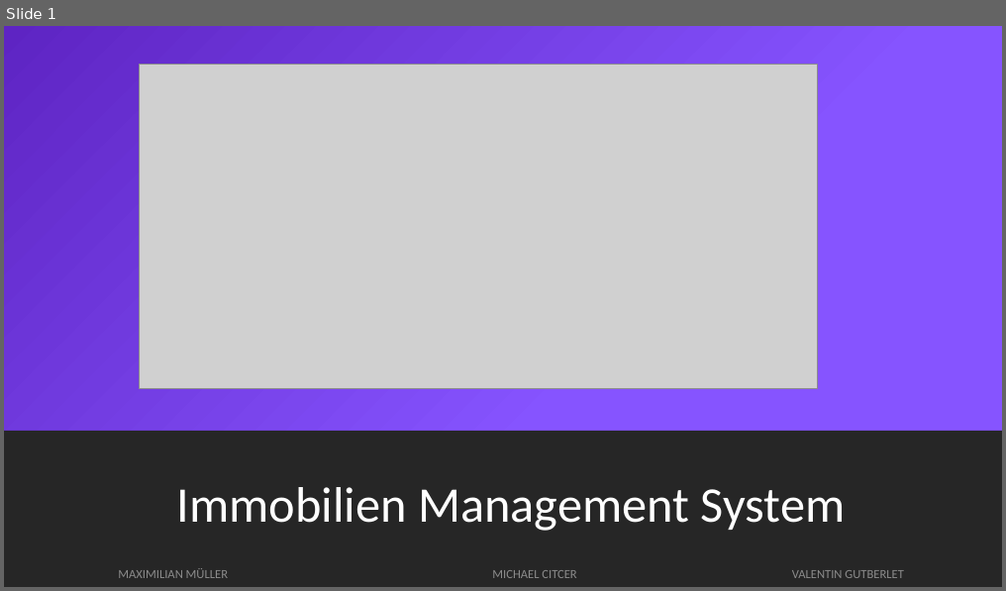
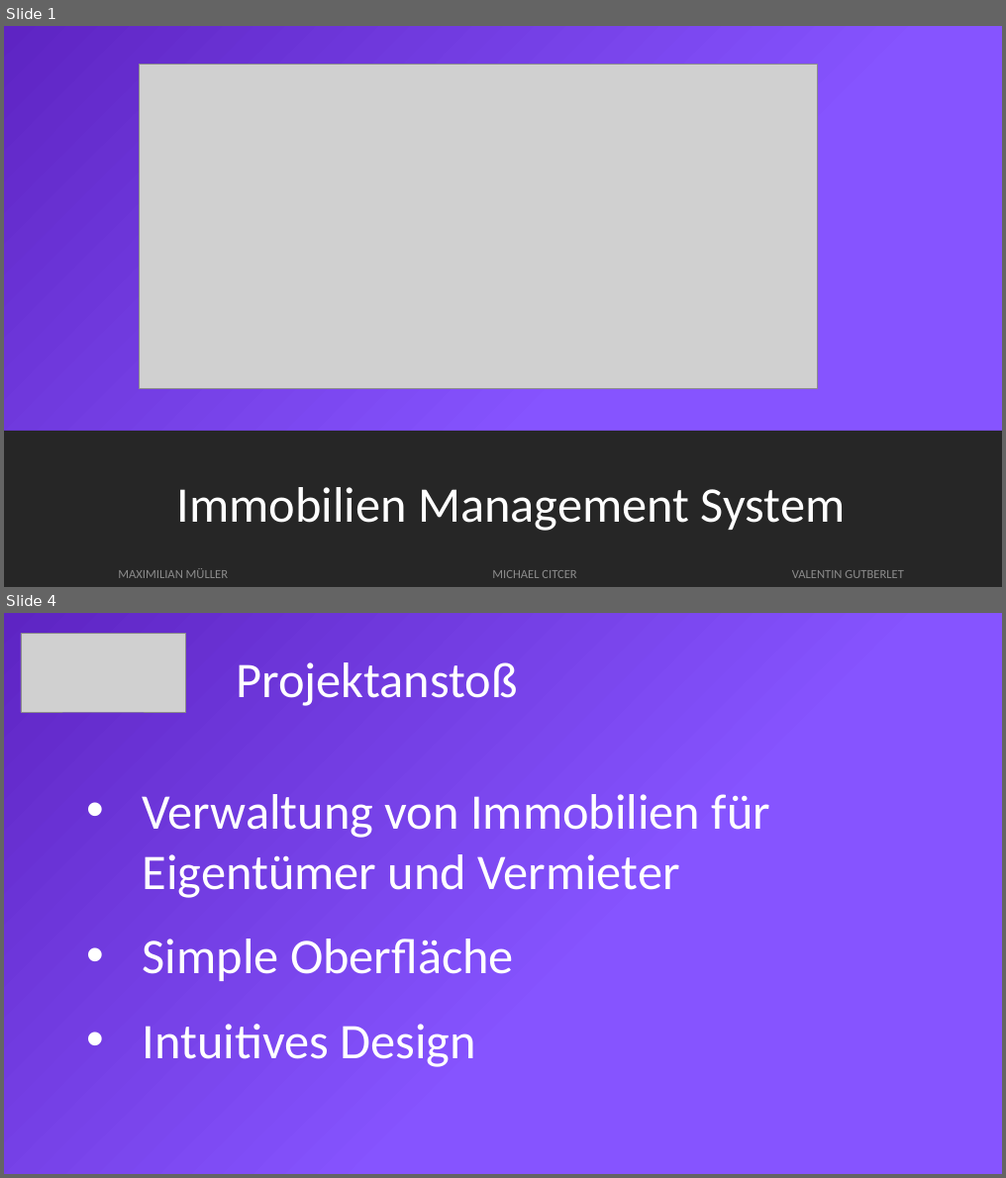
Before and after one commit to mxmueller/immobilien-management-system, a slide deck: docs/Präsentation/PowerPoint-IMS.pptx. Shown one above the other, each under a label of ours: slide 1 before the commit, slides 1 and 4 after it; the slides between them are not shown. The pictures are 1006x591 and 1006x1178 pixels, drawn with LibreOffice and Linux fonts; fonts in the diff are those of the drawing; grey boxes stand for pictures. Boxes give left, top, right and bottom in pixels: in the first picture for what was removed or moved away, otherwise in the second. Text is boxed around its words. In the diff, an @@ line names an element or a change of style, - is before the commit and + after.

```diff
--- a/docs/Präsentation/PowerPoint-IMS.pptx
+++ b/docs/Präsentation/PowerPoint-IMS.pptx
@@ slide 4 added at box(4, 613, 1002, 1174), background gradient #8654FF to #5E24C3 @@
@@ picture added at box(21, 633, 185, 712) @@
@@ text added at box(236, 663, 518, 706), 48 pt, text #FFFFFF @@
+Projektanstoß
@@ text added at box(143, 794, 770, 1067), 48 pt, text #FFFFFF @@
+• Verwaltung von Immobilien für Eigentümer und Vermieter
+• Simple Oberfläche
+• Intuitives Design
```
Also in this commit, not shown: 6 other slides added, 1 slide removed.
